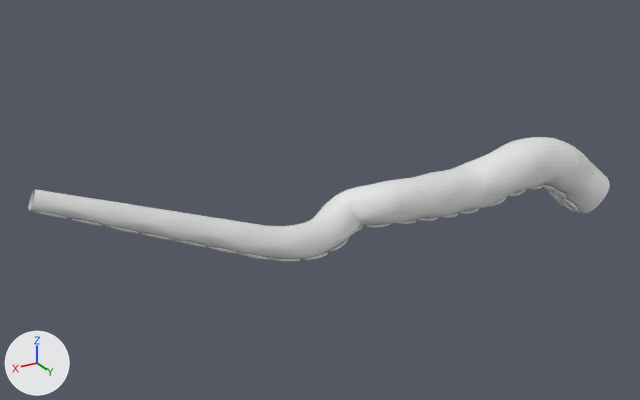
Before and after pictures for a commit that changed the Blender file blender-files/pieuvre.blend.
The view is the same before and after, from a 50 mm lens placed at (22.27, 21.12, 12.06), pointed at (9.16, -0.73, 1.13). The lights are fixed; the arrows at lower left show +X, +Y and +Z.
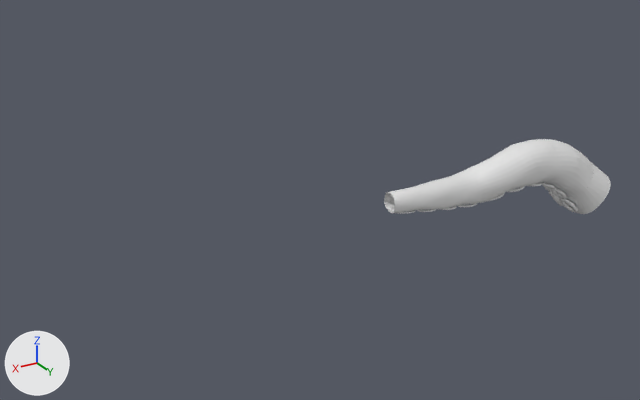
Commit message: Pieuvre blender

What differs and where, as boxes [x1, y1, x2, y2] in the pictures (640 x 400 px):
```json
{"object": "Cube", "change": "modifiers changed", "before": [28, 137, 610, 261], "after": [384, 139, 611, 214], "on screen": "61% narrower, 39% shorter"}
```

Edits to the scene script, one JSON object a line:
```json
{"block": "ob_cube", "where": "_m = ob_cube.modifiers.new('Array', 'ARRAY')"}
{"op": "set", "path": "_m.count", "old": "11", "new": "5"}
```
